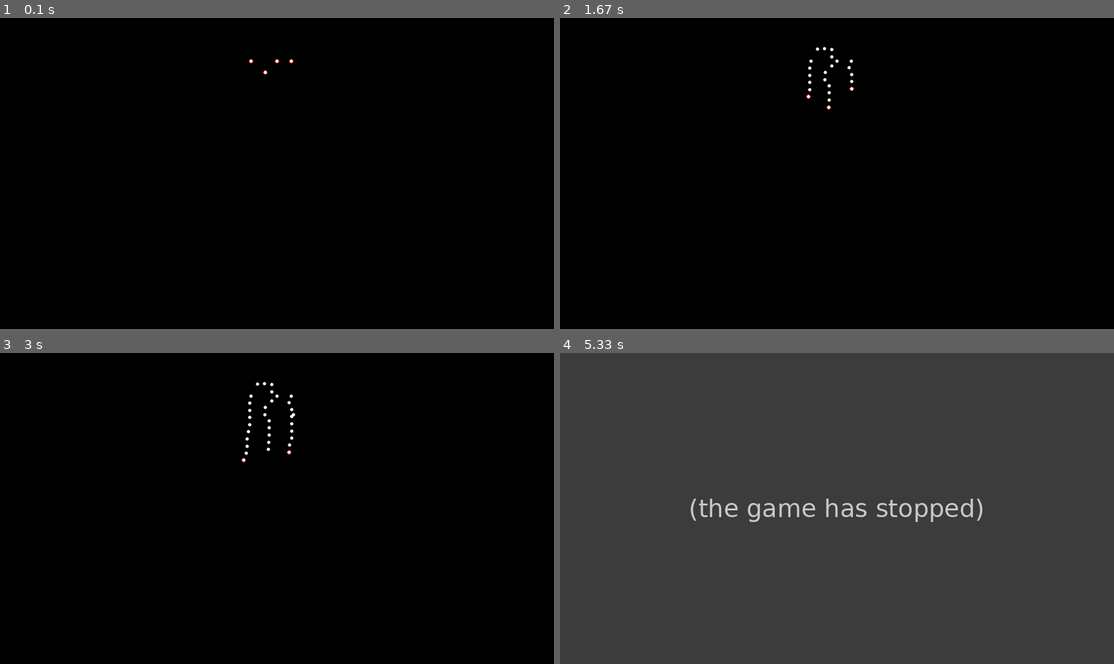
Above: before the commit, frames 1-4 (two rows, left to right).
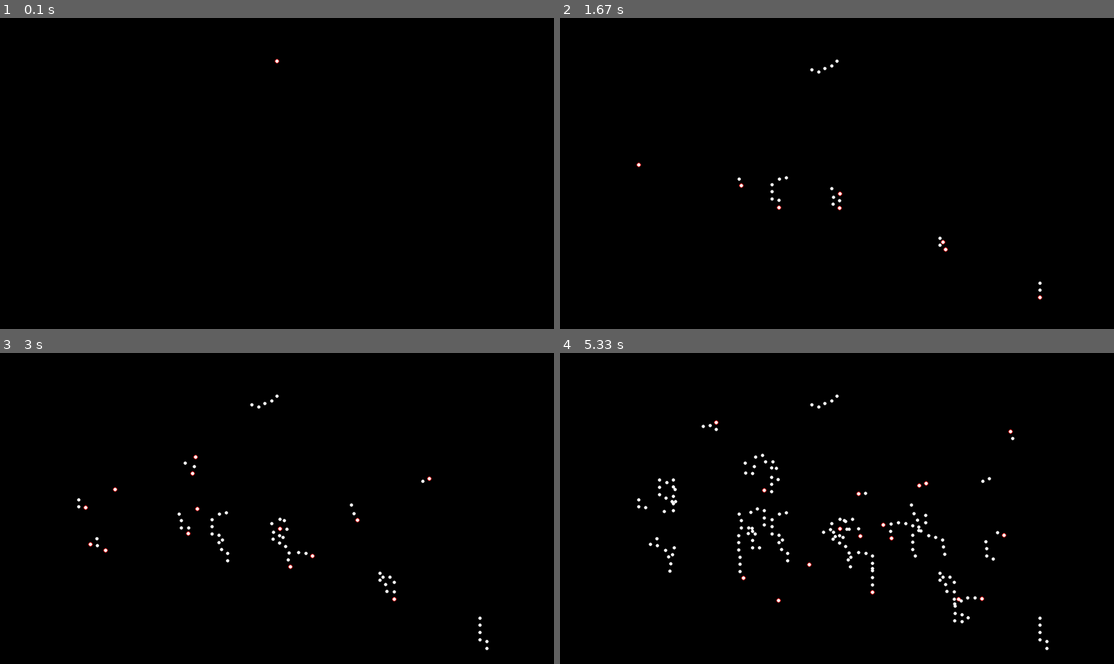
Above: after the commit, the same moments.

Repository: sps-trutnov-eps/projekt-2ep-utek_z_jeskyne
Game: pygame game, started from source/mapgen.py
Same seed, same stepped clock (60 frames per second), same inputs: the game is played once before the commit and once after it.
Inputs (mouse positions are in pixels of both pictures, inside the frame that each line leads up to):
- Up to frame 1 (0.1 s): no input
- Up to frame 2 (1.67 s): press the mouse at (837, 195) at 0.37 s; move the mouse to (770, 185) at 0.47 s; release the mouse at (704, 176) at 0.6 s; press the mouse at (837, 195) at 0.7 s; move the mouse to (942, 238) at 0.8 s; release the mouse at (1041, 282) at 0.93 s; press the mouse at (837, 195) at 1.03 s; move the mouse to (737, 179) at 1.13 s; release the mouse at (637, 164) at 1.27 s; press the mouse at (837, 195) at 1.37 s; move the mouse to (942, 241) at 1.47 s; release the mouse at (1047, 291) at 1.6 s
- Up to frame 3 (3 s): press the mouse at (277, 530) at 1.7 s; move the mouse to (349, 505) at 1.8 s; release the mouse at (421, 480) at 1.93 s; press the mouse at (277, 530) at 2.03 s; move the mouse to (188, 533) at 2.13 s; release the mouse at (94, 539) at 2.27 s; press the mouse at (277, 530) at 2.37 s; move the mouse to (193, 464) at 2.47 s; release the mouse at (110, 402) at 2.6 s; press the mouse at (277, 530) at 2.7 s; move the mouse to (199, 508) at 2.8 s; release the mouse at (116, 489) at 2.93 s
- Up to frame 4 (5.33 s): press the mouse at (837, 530) at 3.03 s; move the mouse to (914, 533) at 3.13 s; release the mouse at (986, 542) at 3.27 s; press the mouse at (837, 530) at 3.37 s; move the mouse to (753, 527) at 3.47 s; release the mouse at (665, 527) at 3.6 s; press the mouse at (837, 530) at 3.7 s; move the mouse to (770, 477) at 3.8 s; release the mouse at (704, 427) at 3.93 s; press the mouse at (837, 530) at 4.03 s; move the mouse to (920, 530) at 4.13 s; release the mouse at (997, 533) at 4.27 s; press the mouse at (837, 530) at 4.37 s; move the mouse to (859, 492) at 4.47 s; release the mouse at (875, 458) at 4.6 s; press the mouse at (837, 530) at 4.7 s; move the mouse to (925, 483) at 4.8 s; release the mouse at (1014, 436) at 4.93 s; press the mouse at (837, 530) at 5.03 s; move the mouse to (809, 564) at 5.13 s; release the mouse at (776, 598) at 5.27 s

The runs differ from the first frame. In frame 1, less than 0.1% of the frame differs, in the area x 44-53%, y 13-19%; in frame 2, 0.4%; in frame 3, 0.7%; in frame 4, 100%, in the area x 0-100%, y 0-100%.
Before the commit the program exited at 5.15 s; later frames show no game.

Commit message:
Jen hraní si s tím

Diff:
--- a/source/mapgen.py
+++ b/source/mapgen.py
@@ -9,9 +9,9 @@
 ##
 
 p_fork = 0.12
-p_tweak = 0.23
-p_edge = 0.4
-p_end = 0.035
+p_tweak = 0.36
+p_edge = 0.56
+p_end = 0.01
 r = 250
 drops = []
 chaos = set()
@@ -64,7 +64,7 @@
 		self.x += norm.x * r * (1.3 if im else 1)
 		self.y += norm.y * r * (1.3 if im else 1)
 		self.scale = self.cur.scale #V případě že byla tato jeskyně posílena voláním rec_scale
-		self.scale -=0.1
+		self.scale -=0.04
 		if not im : #Po rozdvojení kapek, aby kapka ihned nesklouzla zpět a vyvolala rec_scale, dostane jedno kolo s imunitou vůči tomu. TODO: co ta orig kapka
 			for x in chaos :
 				if abs(x.x-self.x) <= r*0.8 and abs(x.y-self.y) <= r*0.8 and x != self.cur : #TODO započítat velikost #*(x.scale/3)*(self.scale/3)
@@ -75,15 +75,14 @@
 		self.trace() #zaznamenat posun s node
 pygame.time.set_timer(10, 300)
 drops.append(drop(0,1500,6))
-drops.append(drop(500,1500,6))
-drops.append(drop(-900,1500,6))
-drops.append(drop(-400,1900,6))
 while running:
 	for event in pygame.event.get():
 		if event.type == 10 :
 			for x in drops :
 				x.move_dir()
 			print(len(chaos))
+			# if random.random() >= 0.8 :
+			# 	drops.append(drop(random.randint(-4500,4500),random.randint(500,3000),random.randint(2,8)))
 		if event.type == pygame.QUIT:
 			running = False
 
@@ -92,8 +91,11 @@
 		pygame.draw.circle(screen, (255,0,0),(x.x/15+640,x.y/15),5,2)
 	for x in chaos :
 		pygame.draw.circle(screen, (255,255,255),(x.x/15+640,x.y/15),4)
-	if len(drops) <1 :
+	if pygame.mouse.get_pressed()[0] :
+		drops.append(drop((pygame.mouse.get_pos()[0]-640)*15,pygame.mouse.get_pos()[1]*15,6))
+	if pygame.key.get_pressed()[pygame.K_SPACE] :
 		running=False
+
 	pygame.display.flip()
 
 	clock.tick(20)
